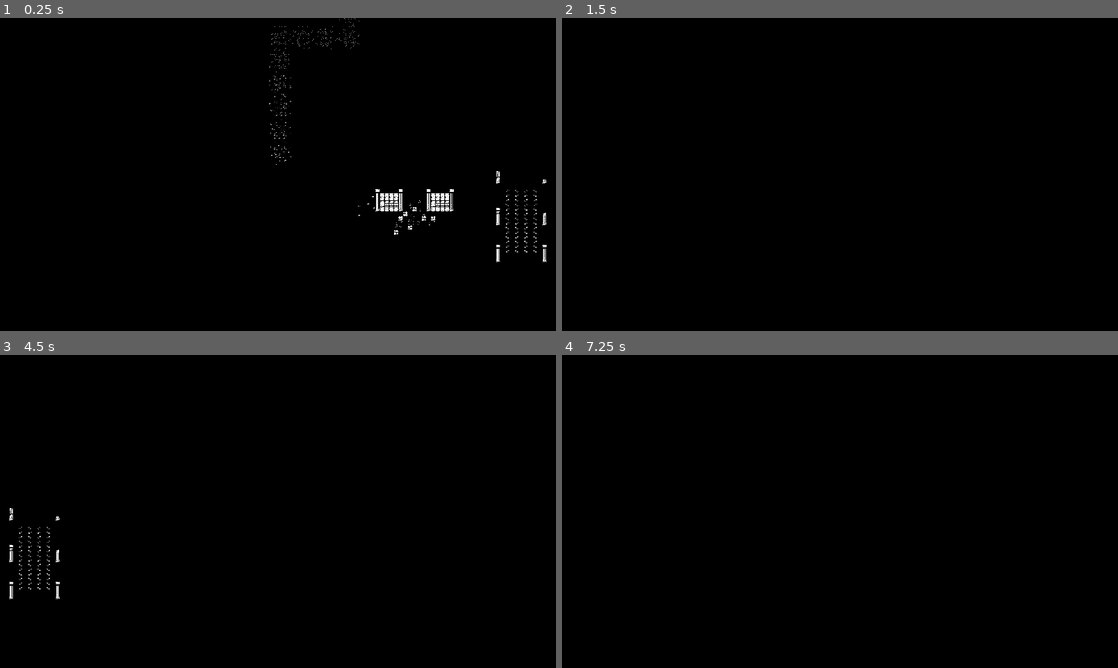
Above: before the commit, frames 1-4 (two rows, left to right).
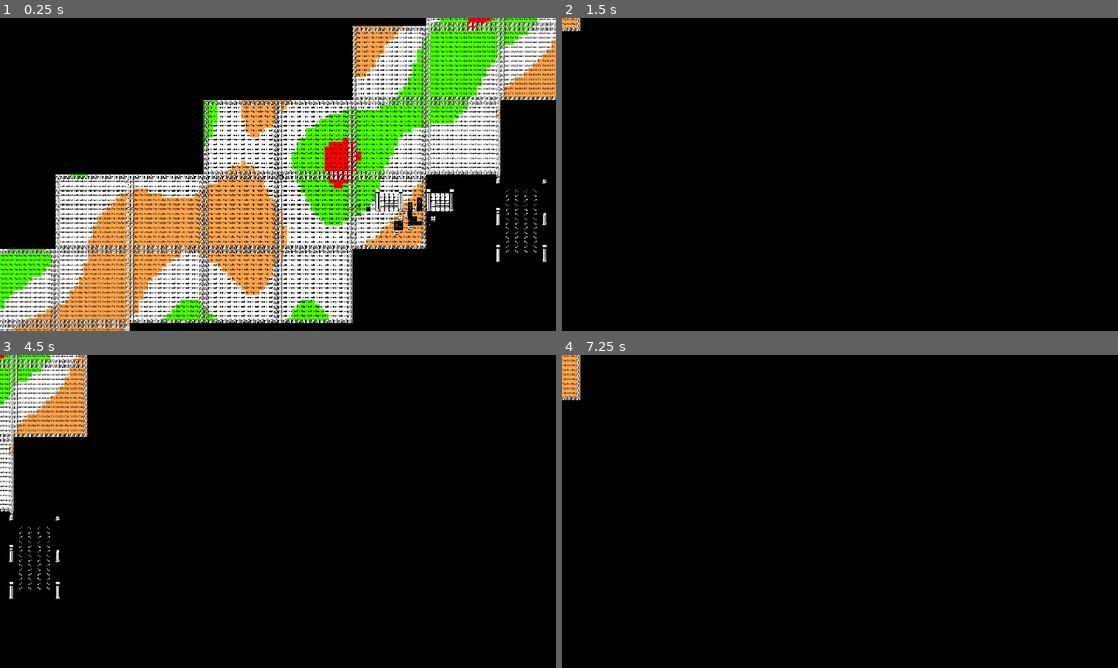
Above: after the commit, the same moments.

Repository: NobleMetalLabs/psyoko
Game: Godot game, scene res://scn/procg_test.tscn
Two runs of this game, one before a commit and one after it. Both use one fixed random seed, a clock stepped at 60 frames per second and the inputs below. This scene is started directly instead of the project's main scene. Sound files missing from this copy of the repository are replaced by a short silence.
Inputs:
- Up to frame 1 (0.25 s): no input
- Up to frame 2 (1.5 s): tap Enter at 0.5 s; hold D (pl_right) 0.53-1.28 s; hold Shift (pl_alternate) 0.53-1.28 s; hold S (pl_down) from 1.28 s (still down); tap Shift (pl_alternate) at 1.35 s
- Up to frame 3 (4.5 s): tap Space at 2, 3.5 s; release S (pl_down) at 2.03 s; hold D (pl_right) 2.03-2.78 s; hold Shift (pl_alternate) 2.03-2.78 s; tap Enter at 2.75, 4.25 s; hold W (pl_up) 2.78-3.53 s; tap Shift (pl_alternate) at 2.85, 4.35 s; hold Shift (pl_alternate) 3.53-4.28 s; hold A (pl_left) from 3.53 s (still down); tap P (debug) at 4.15 s
- Up to frame 4 (7.25 s): release A (pl_left) at 5.03 s; hold S (pl_down) 5.03-5.78 s; hold Shift (pl_alternate) 5.03-5.78 s; tap Space at 5.75 s; hold D (pl_right) 5.78-6.53 s; tap Shift (pl_alternate) at 5.85 s; hold W (pl_up) from 6.53 s (still down); hold Shift (pl_alternate) from 6.53 s (still down)

The runs differ from the first frame. In frame 1, 50% of the frame differs, in the area x 0-100%, y 0-100%; in frame 2, 0.1%; in frame 3, 4.6%; in frame 4, 0.5%.

Commit message:
World procgen system foundation

Diff:
--- a/ast/sprite/world/debug-biome-tileset.tres
+++ b/ast/sprite/world/debug-biome-tileset.tres
@@ -10,9 +10,8 @@
 1:0/0 = 0
 1:0/0/physics_layer_0/polygon_0/points = PackedVector2Array(-8, -8, 8, -8, 8, 8, -8, 8)
 2:0/0 = 0
-0:1/0 = 0
-1:1/0 = 0
-2:1/0 = 0
+3:0/0 = 0
+4:0/0 = 0
 
 [resource]
 physics_layer_0/collision_layer = 1
--- /dev/null
+++ b/lib/generation/Area.gd
@@ -0,0 +1,10 @@
+class_name Area
+extends Resource
+
+var _coordinates : Array[Vector2i]
+
+func add_coordinate(coord : Vector2i) -> void:
+	_coordinates.append(coord)
+
+func get_coordinates() -> Array[Vector2i]:
+	return _coordinates
--- /dev/null
+++ b/lib/generation/BiomeData.gd
@@ -0,0 +1,13 @@
+class_name BiomeData
+extends Resource
+
+var _vec_to_value : Dictionary = {} #[Vector2i : int]
+
+func set_value(coord : Vector2i, value : int) -> void:
+	_vec_to_value[coord] = value
+
+func get_value(coord : Vector2i) -> int:
+	if _vec_to_value.has(coord):
+		return _vec_to_value[coord]
+	else:
+		return -1
--- /dev/null
+++ b/lib/generation/Chunk.gd
@@ -0,0 +1,23 @@
+class_name Chunk
+extends Resource
+
+var chunk_coordinates : Vector2i
+var world_coordinates : Vector2i
+var biome_data : BiomeData
+var areas : Array[Area]
+#var structures : Array[Structure]
+
+var generation_stage : GENERATION_STAGE = GENERATION_STAGE.NONE
+enum GENERATION_STAGE {
+	NONE,
+	BIOMES,
+	AREAS,
+	STRUCTURES,
+	PAINTED,
+}
+
+func _init(coordinates : Vector2i) -> void:
+	chunk_coordinates = coordinates
+	world_coordinates = coordinates * Psyoko.CHUNK_SIZE
+	biome_data = BiomeData.new()
+	areas = []
--- /dev/null
+++ b/lib/generation/WorldData.gd
@@ -0,0 +1,35 @@
+#class_name WorldData
+extends Node
+
+var chunks : Array[Chunk] = []
+var _chunk_coords_to_chunks : Dictionary = {} #[Vector2i, Chunk]
+
+@onready var biome_zoner : BiomeZoner = $"BiomeZoner"
+@onready var area_zoner : AreaZoner = $"AreaZoner"
+@onready var structure_zoner : StructureZoner = $"StructureZoner"
+
+func _add_chunk(chunk : Chunk) -> void:
+	chunks.append(chunk)
+	_chunk_coords_to_chunks[chunk.chunk_coordinates] = chunk
+
+func get_chunk(chunk_coords : Vector2i, minimum_stage : Chunk.GENERATION_STAGE = Chunk.GENERATION_STAGE.NONE) -> Chunk:
+	var chunk : Chunk = _chunk_coords_to_chunks.get(chunk_coords, null)
+	if chunk == null:
+		chunk = Chunk.new(chunk_coords)
+		_add_chunk(chunk)
+
+	while(true):
+		if chunk.generation_stage >= minimum_stage:
+			break
+		match chunk.generation_stage:
+			Chunk.GENERATION_STAGE.NONE:
+				biome_zoner.zone(chunk)
+			Chunk.GENERATION_STAGE.BIOMES:
+				area_zoner.zone(chunk)
+			Chunk.GENERATION_STAGE.AREAS:
+				structure_zoner.zone(chunk)
+			_:
+				assert(false, "Invalid generation stage: %s" % chunk.generation_stage)
+				break
+
+	return chunk
--- /dev/null
+++ b/lib/generation/zoners/AreaZoner.gd
@@ -0,0 +1,75 @@
+class_name AreaZoner
+extends Zoner
+
+var chunk : Chunk
+var relevant_chunks : Array[Chunk] = []
+var relevant_tile_values : Dictionary = {} #[Vector2i, int]
+var relevant_tile_chunks : Dictionary = {} #[Vector2i, Chunk]
+
+func zone(_chunk : Chunk) -> void:
+	chunk = _chunk
+	_reset_tracked_chunks()
+
+	var areas : Array[Area] = []
+	while relevant_tile_values.size() > 0:
+		var new_area := Area.new()
+		var first_coord : Vector2i = relevant_tile_values.keys().front()
+		new_area.add_coordinate(first_coord)
+		var area_value : int = relevant_tile_values[first_coord]
+		for coord_in_area in new_area.get_coordinates():
+			var chunk_owner : Chunk = relevant_tile_chunks[coord_in_area]
+			if not chunk_owner.areas.has(new_area):
+				chunk_owner.areas.append(new_area)
+			var neighbors : Array[Vector2i] = Psyoko.get_coordinate_neighbors(coord_in_area)
+			for neighbor_coords in neighbors:
+				if neighbor_coords in new_area.get_coordinates(): continue
+				if not neighbor_coords in relevant_tile_values.keys(): continue
+				if relevant_tile_values[neighbor_coords] != area_value: continue
+				new_area.add_coordinate(neighbor_coords)
+				var vec_to_coord_from_chunk_owner : Vector2i = neighbor_coords - chunk_owner.world_coordinates
+				var adjacent_relevant_chunk_vectors : Array[Vector2i] = []
+				if vec_to_coord_from_chunk_owner.x == 0:
+					adjacent_relevant_chunk_vectors.append(Vector2i.LEFT)
+				if vec_to_coord_from_chunk_owner.x == Psyoko.CHUNK_SIZE - 1:
+					adjacent_relevant_chunk_vectors.append(Vector2i.RIGHT)
+				if vec_to_coord_from_chunk_owner.y == 0:
+					adjacent_relevant_chunk_vectors.append(Vector2i.UP)
+				if vec_to_coord_from_chunk_owner.y == Psyoko.CHUNK_SIZE - 1:
+					adjacent_relevant_chunk_vectors.append(Vector2i.DOWN)
+				for chunk_neighbor_vector in adjacent_relevant_chunk_vectors:
+					var adjacent_chunk_coords : Vector2i = chunk_owner.chunk_coordinates + chunk_neighbor_vector
+					var neighbor_chunk : Chunk = WorldData.get_chunk(adjacent_chunk_coords, Chunk.GENERATION_STAGE.BIOMES)
+					add_relevant_chunk(neighbor_chunk)
+
+		areas.append(new_area)
+		_reset_tracked_chunks()
+
+	chunk.generation_stage = Chunk.GENERATION_STAGE.AREAS
+
+func _reset_tracked_chunks() -> void:
+	relevant_chunks.clear()
+	relevant_tile_chunks.clear()
+	relevant_tile_values.clear()
+	add_relevant_chunk(chunk)
+
+func add_relevant_chunk(new_chunk : Chunk) -> void:
+	if new_chunk in relevant_chunks: return
+	relevant_chunks.append(new_chunk)
+
+	var existing_areas : Array[Area] = []
+	var accounted_for_coords : Array[Vector2i] = []
+	for relevant_chunk in relevant_chunks:
+		for area in relevant_chunk.areas:
+			existing_areas.append(area)
+	for area in existing_areas:
+		for coord in area.get_coordinates():
+			accounted_for_coords.append(coord)
+
+	for dx : int in range(0, Psyoko.CHUNK_SIZE):
+		for dy : int in range(0, Psyoko.CHUNK_SIZE):
+			var coord : Vector2i = new_chunk.world_coordinates + Vector2i(dx, dy)
+			if coord in accounted_for_coords: continue
+			var value : int = new_chunk.biome_data.get_value(coord)
+			if value == 0: continue
+			relevant_tile_values[coord] = value
+			relevant_tile_chunks[coord] = new_chunk
--- /dev/null
+++ b/lib/generation/zoners/BiomeZoner.gd
@@ -0,0 +1,20 @@
+class_name BiomeZoner
+extends Zoner
+
+@export var biome_noise : FastNoiseLite
+
+func zone(chunk : Chunk) -> void:
+	for dx in range(Psyoko.CHUNK_SIZE):
+		for dy in range(Psyoko.CHUNK_SIZE):
+			var working_coord : Vector2i = chunk.world_coordinates + Vector2i(dx, dy)
+			var noise_value : float = biome_noise.get_noise_2d(working_coord.x, working_coord.y)
+			var biome_index : int = floor(remap(noise_value, -1, 1, 0, 4.99))
+			if biome_index == 0:
+				biome_index = 1
+			elif biome_index == 1:
+				biome_index = 2
+			elif biome_index == 2:
+				biome_index = 0
+			chunk.biome_data.set_value(working_coord, biome_index)
+
+	chunk.generation_stage = Chunk.GENERATION_STAGE.BIOMES
--- /dev/null
+++ b/lib/generation/zoners/StructureZoner.gd
@@ -0,0 +1,5 @@
+class_name StructureZoner
+extends Zoner
+
+func zone(chunk : Chunk) -> void:
+	pass
--- /dev/null
+++ b/lib/generation/zoners/Zoner.gd
@@ -0,0 +1,5 @@
+class_name Zoner
+extends Node
+
+func zone(_chunk : Chunk) -> void:
+	assert(false, "Abstract function zone() must be overridden.")
--- /dev/null
+++ b/obj/WorldDataAutoload.tscn
@@ -0,0 +1,24 @@
+[gd_scene load_steps=6 format=3 uid="uid://c8gnpq4daugdb"]
+
+[ext_resource type="Script" path="res://lib/generation/WorldData.gd" id="1_hen64"]
+[ext_resource type="Script" path="res://lib/generation/zoners/AreaZoner.gd" id="2_hk6fc"]
+[ext_resource type="Script" path="res://lib/generation/zoners/BiomeZoner.gd" id="3_2kid8"]
+[ext_resource type="Script" path="res://lib/generation/zoners/StructureZoner.gd" id="4_7p75n"]
+
+[sub_resource type="FastNoiseLite" id="FastNoiseLite_qu8cp"]
+noise_type = 3
+frequency = 0.0387
+fractal_type = 0
+
+[node name="WorldData" type="Node"]
+script = ExtResource("1_hen64")
+
+[node name="BiomeZoner" type="Node" parent="."]
+script = ExtResource("3_2kid8")
+biome_noise = SubResource("FastNoiseLite_qu8cp")
+
+[node name="AreaZoner" type="Node" parent="."]
+script = ExtResource("2_hk6fc")
+
+[node name="StructureZoner" type="Node" parent="."]
+script = ExtResource("4_7p75n")
--- a/project.godot
+++ b/project.godot
@@ -26,6 +26,7 @@
 Aligner="*res://src/aligners/Aligner.gd"
 Router="*res://src/Router.gd"
 UIDDB="*res://src/UIDDB.gd"
+WorldData="*res://obj/WorldDataAutoload.tscn"
 
 [display]
 
--- a/scn/procg_test.gd
+++ b/scn/procg_test.gd
@@ -1,67 +1,28 @@
 extends Node2D
 
-@onready var tml : TileMapLayer = self.get_children().back()
-var map_size : Vector2i = Vector2i(256, 256)
+func _ready():
 
-var tile_size : int = 5
+	WorldData.biome_zoner.biome_noise.seed = randi()
 
-func _ready() -> void:
-	var walk_points : Array[Vector2i] = []
-	var current_point : Vector2i = Vector2i.ZERO
-	var last_dir : Vector2i = Vector2i.UP
-	var curr_dir : Vector2i = last_dir
-	for i in range(0, 100):
-		if randf_range(0, 1) < 0.125:
-			#dir change
-			var new_dir : Vector2i
-			if randf_range(0, 1) < 0.66:
-				new_dir = curr_dir * -1
-			else:
-				new_dir = curr_dir
+	var gen_size : int = 0
+	for dx in range(-gen_size, gen_size + 1):
+		for dy in range(-gen_size, gen_size + 1):
+			WorldData.get_chunk(Vector2i(dx, dy), Chunk.GENERATION_STAGE.AREAS)
 
-			last_dir = curr_dir
-			curr_dir = new_dir
+	var biome_layer : TileMapLayer = $"GEN-Biome"
+	var bg_layer : TileMapLayer = $"Background"
+	for chunk in WorldData.chunks:
+		for dx in range(Psyoko.CHUNK_SIZE):
+			for dy in range(Psyoko.CHUNK_SIZE):
+				var working_coord : Vector2i = chunk.world_coordinates + Vector2i(dx, dy)
+				var biome_index : int = chunk.biome_data.get_value(working_coord)
+				biome_layer.set_cell(working_coord, 0, Vector2i(biome_index, 0))
 
-			curr_dir = Vector2i(Vector2(curr_dir).rotated(deg_to_rad([90, -90].pick_random())))
+				var vec_to_coord_from_chunk_owner : Vector2i = working_coord - chunk.world_coordinates
+				if vec_to_coord_from_chunk_owner.x == 0 or \
+					vec_to_coord_from_chunk_owner.x == Psyoko.CHUNK_SIZE - 1 or \
+					vec_to_coord_from_chunk_owner.y == 0 or \
+					vec_to_coord_from_chunk_owner.y == Psyoko.CHUNK_SIZE - 1:
+					bg_layer.set_cell(working_coord, 0, Vector2i(5, 0))
 
-		current_point += curr_dir * tile_size
-
-		if not current_point in walk_points:
-			walk_points.append(current_point)
-
-	for point in walk_points:
-		fill_path(point)
-
-func fill_path(point : Vector2i) -> void:
-	var smalls : Array[Vector2i] = [
-		Vector2i(0, 1),
-		Vector2i(1, 1),
-		Vector2i(0, 2),
-		Vector2i(1, 2),
-	]
-	var bigs : Array[Vector2i] = [
-		Vector2i(0, 3),
-		Vector2i(1, 3),
-		Vector2i(2, 3),
-		Vector2i(0, 4),
-		Vector2i(1, 4),
-		Vector2i(2, 4),
-		Vector2i(0, 5),
-		Vector2i(1, 5),
-		Vector2i(2, 5),
-	]
-
-	var half_size = floor(tile_size / 2.0)
-	for dsx in range(-half_size, half_size + 1):
-		for dsy in range(-half_size, half_size + 1):
-			print(Vector2i(dsx, dsy))
-			var dist = Vector2i(dsx, dsy).length_squared()
-			print(dist)
-			var dist_percent = remap(dist, 0, (half_size ** 2) * 2, 0, 1)
-			print(dist_percent)
-			if dist_percent < 0.4:
-				tml.set_cell(point + Vector2i(dsx, dsy), 0, bigs.pick_random())
-			elif dist_percent < 0.8:
-				tml.set_cell(point + Vector2i(dsx, dsy), 0, smalls.pick_random())
-			else:
-				tml.set_cell(point + Vector2i(dsx, dsy), 0, Vector2i.ZERO)
+	bg_layer.set_cell(Vector2i(0, 0), 0, Vector2i(5, 8))
--- a/scn/procg_test.tscn
+++ b/scn/procg_test.tscn
@@ -1,7 +1,8 @@
-[gd_scene load_steps=4 format=4 uid="uid://bkf821a0ygt6o"]
+[gd_scene load_steps=5 format=4 uid="uid://bkf821a0ygt6o"]
 
 [ext_resource type="Script" path="res://scn/procg_test.gd" id="1_x7sw4"]
 [ext_resource type="TileSet" uid="uid://x6o1akmo2lqj" path="res://ast/sprite/world/minit-rip-tileset.tres" id="3_4y4p3"]
+[ext_resource type="TileSet" uid="uid://cxvkjx1xiay6t" path="res://ast/sprite/world/debug-biome-tileset.tres" id="3_67avg"]
 [ext_resource type="Script" path="res://scn/world_camera.gd" id="4_goaij"]
 
 [node name="Node2D" type="Node2D"]
@@ -10,6 +11,11 @@
 [node name="Camera2D" type="Camera2D" parent="."]
 script = ExtResource("4_goaij")
 
+[node name="GEN-Biome" type="TileMapLayer" parent="."]
+use_parent_material = true
+tile_map_data = PackedByteArray("AAAEAAgAAAACAAEAAAA=")
+tile_set = ExtResource("3_67avg")
+
 [node name="Background" type="TileMapLayer" parent="."]
 use_parent_material = true
 tile_map_data = PackedByteArray("AAATAAcAAAAAAAAAAAAVAAcAAAAFAAUAAAAUAAcAAAACAAgAAAATAAYAAAABAAgAAAAVAAYAAAAFAAMAAAAWAA …(2464 unchanged characters)…
--- a/scn/world_test.gd
+++ b/scn/world_test.gd
@@ -40,7 +40,7 @@
 		while coords_of_tile.size() > 0:
 			var new_region : Array[Vector2i] = [coords_of_tile.pop_front()]
 			for tile_coords in new_region:
-				var neighbors : Array[Vector2i] = biome_layer.get_surrounding_cells(tile_coords)
+				var neighbors : Array[Vector2i] = Psyoko.get_coordinate_neighbors(tile_coords)
 				for cell_coords in neighbors:
 					if cell_coords in new_region: continue
 					if cell_coords in coords_of_tile:
--- a/src/Psyoko.gd
+++ b/src/Psyoko.gd
@@ -7,3 +7,13 @@
 const CHUNK_SIZE : int = 16
 
 const MAX_TARGET_DISTANCE : int = 2 * CHUNK_SIZE * TILE_SIZE
+
+func get_coordinate_neighbors(coord : Vector2i, include_diagonals : bool = false) -> Array[Vector2i]:
+	var neighbors : Array[Vector2i] = []
+	for dx in range(-1, 2):
+		for dy in range(-1, 2):
+			if dx == 0 and dy == 0: continue
+			if (dx != 0 and dy != 0):
+				if not include_diagonals: continue
+			neighbors.append(coord + Vector2i(dx, dy))
+	return neighbors
Binary file changed: ast/sprite/world/debug-biome.png
Not shown, changed: README.md
